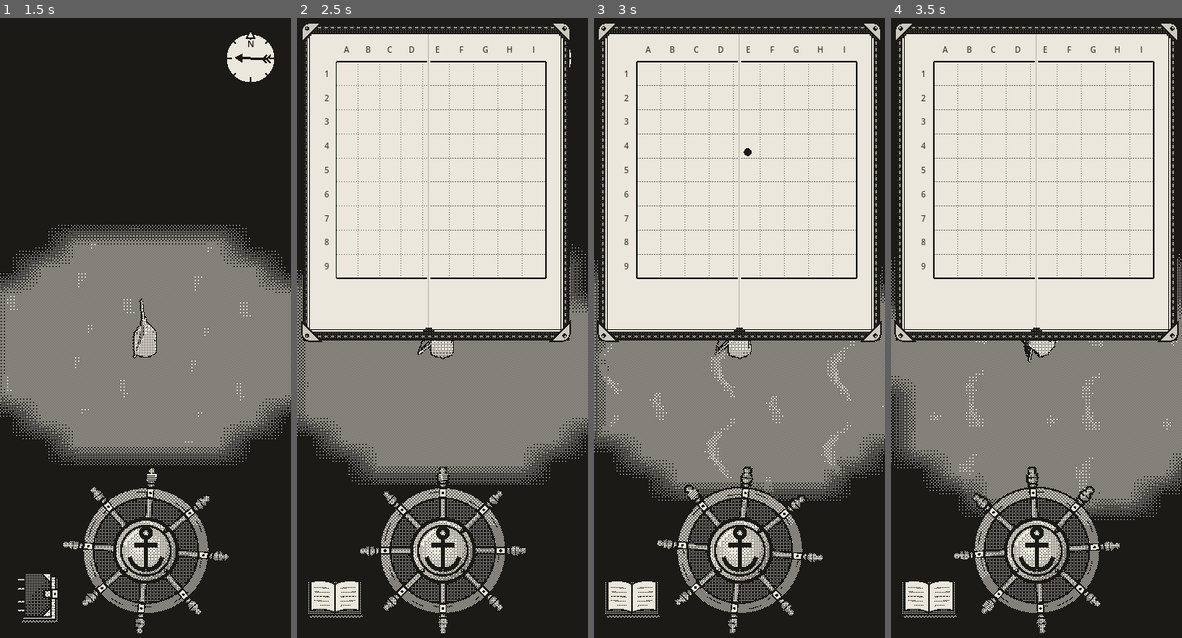
Above: before the commit, frames 1-4 (left to right).
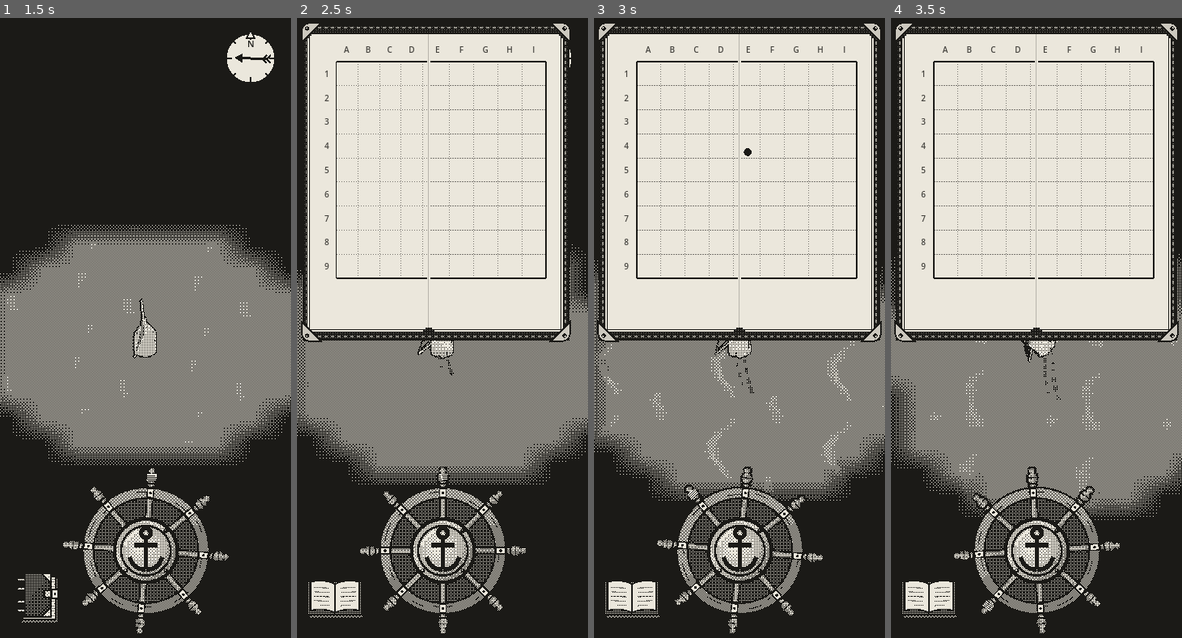
Above: after the commit, the same moments.

Repository: EnricoLabarile/Sail
Game: Godot game, scene res://Assets/Scenes/Overworld.tscn
Same seed, same stepped clock (60 frames per second), same inputs: the game is played once before the commit and once after it.
Inputs (mouse positions are in pixels of both pictures, inside the frame that each line leads up to):
- Up to frame 1 (1.5 s): click "Set sail" at 0.5 s; tap Enter (ui_accept) at 1.25 s; drag from (145, 545) to (174, 197) at 1.27 s
- Up to frame 2 (2.5 s): drag from (334, 600) to (427, 470) at 2.02 s
- Up to frame 3 (3 s): move the mouse to (652, 247) at 2.77 s; hold Left (ui_left) from 2.78 s (still down)
- Up to frame 4 (3.5 s): keep holding Left (ui_left)

Frame 1 is identical in both runs. In frame 2, less than 0.1% of the frame differs, in the area x 48-54%, y 52-58%; in frame 3, less than 0.1%; in frame 4, less than 0.1%, in the area x 51-59%, y 52-62%.

Commit message:
Wake and bow spray: two CPUParticles3D, short dotted wake that fades, white spray off the bow (as the prototype)
Co-Authored-By: Claude Opus 5.5 <noreply@anthropic.com>
Claude-Session: https://claude.ai/code/session_0154zeqDuhZHz7ZXLE21BuMs

Diff:
--- a/Assets/Boat/boat.gd
+++ b/Assets/Boat/boat.gd
@@ -88,6 +88,8 @@
 @onready var model: Node3D = $Model            # heels and bobs: everything inside it follows
 @onready var rig: Node3D = find_child("Rig")   # turns round the mast: the sail (and boom) inside it swing out
 @onready var camera: Camera3D = $Camera3D
+@onready var wake: CPUParticles3D = find_child("Wake")          # the dots left behind the stern
+@onready var bow_spray: CPUParticles3D = find_child("BowSpray") # the white spray thrown off the bow
 @onready var sail_node: Node3D = find_child("sm_boat_sail")   # the whole sail: squashed down onto the boom to furl it
 
 # The sail's mesh: the MeshInstance3D inside the imported sm_boat_sail (the FBX makes it a little scene
@@ -197,6 +199,7 @@
 	model.position.y = sin(Time.get_ticks_msec() * 0.0013) * 0.04
 	update_sail_belly(dt, side)
 	update_furl(dt)
+	update_water_fx()
 
 ## How she leans (roll) and how her bow rises and dips (pitch). First where she should be:
 ##   roll  = the heel from the wind + the lean out of a turn + the waves' roll
@@ -296,6 +299,21 @@
 
 ## At anchor the sail is gathered up onto the boom (only a look: as in the prototype); it spreads
 ## again as the anchor comes up. Done by squashing the sail's node down (scale.y) onto the boom.
+## The wake and the bow spray (the two CPUParticles3D nodes in boat.tscn, like two small CPU Niagara
+## emitters: their look is set in the Inspector). Here only how fast they run: the slower she goes, the
+## slower they play (speed_scale), so fewer dots come out and they drift aside more slowly. That keeps the
+## dots the same distance apart on the water whatever her speed, as in the HTML prototype (a dot every
+## 0.7 m). Nothing when she's (almost) still or at anchor; the dots already out fade by themselves.
+func update_water_fx() -> void:
+	var k := clampf(speed / top_speed, 0.0, 1.0)   # 0 = still, 1 = top speed
+	var on := k > 0.06 and not anchored            # the prototype's "none below 6% of top speed"
+	for fx in [wake, bow_spray]:
+		if fx == null:                              # the node was removed from boat.tscn: skip it
+			continue
+		fx.emitting = on
+		# never slower than 0.35, or the last dots would hang on the water for ages
+		fx.speed_scale = maxf(k, 0.35) if on else 1.0
+
 func update_furl(dt: float) -> void:
 	var target := 1.0 if anchored else 0.0
 	var rate := furl_rate if anchored else unfurl_rate
--- a/Assets/Boat/boat.tscn
+++ b/Assets/Boat/boat.tscn
@@ -4,6 +4,52 @@
 [ext_resource type="PackedScene" uid="uid://gsohuvlddwlj" path="res://Assets/Boat/sm_boat_hull.fbx" id="2_da1jx"]
 [ext_resource type="PackedScene" uid="uid://da2mslnca7e31" path="res://Assets/Boat/sm_boat_mast.fbx" id="3_ee1eo"]
 [ext_resource type="PackedScene" uid="uid://bkhrx3gsk66tq" path="res://Assets/Boat/sm_boat_sail.fbx" id="4_og2vt"]
+
+
+[sub_resource type="StandardMaterial3D" id="Mat_wake"]
+render_priority = 1
+transparency = 1
+shading_mode = 0
+vertex_color_use_as_albedo = true
+
+[sub_resource type="CylinderMesh" id="Mesh_wake"]
+material = SubResource("Mat_wake")
+top_radius = 0.5
+bottom_radius = 0.5
+height = 0.001
+radial_segments = 8
+rings = 0
+cap_bottom = false
+
+[sub_resource type="Curve" id="Curve_wake_size"]
+_data = [Vector2(0, 0.31), 0.0, 0.69, 0, 1, Vector2(1, 1), 0.69, 0.0, 1, 0]
+point_count = 2
+
+[sub_resource type="Gradient" id="Grad_wake"]
+colors = PackedColorArray(0, 0, 0, 0.8, 0, 0, 0, 0)
+
+[sub_resource type="StandardMaterial3D" id="Mat_spray"]
+render_priority = 1
+transparency = 1
+shading_mode = 0
+vertex_color_use_as_albedo = true
+
+[sub_resource type="CylinderMesh" id="Mesh_spray"]
+material = SubResource("Mat_spray")
+top_radius = 0.5
+bottom_radius = 0.5
+height = 0.001
+radial_segments = 8
+rings = 0
+cap_bottom = false
+
+[sub_resource type="Curve" id="Curve_spray_size"]
+_data = [Vector2(0, 0.45), 0.0, 0.55, 0, 1, Vector2(1, 1), 0.55, 0.0, 1, 0]
+point_count = 2
+
+[sub_resource type="Gradient" id="Grad_spray"]
+offsets = PackedFloat32Array(0, 0.55, 1)
+colors = PackedColorArray(1, 1, 1, 1, 1, 1, 1, 1, 1, 1, 1, 0)
 
 [node name="Boat" type="Node3D" unique_id=1479473515]
 script = ExtResource("1_boat")
@@ -27,3 +73,48 @@
 current = true
 size = 40.0
 far = 200.0
+
+[node name="Wake" type="CPUParticles3D" parent="." unique_id=1734210981]
+transform = Transform3D(1, 0, 0, 0, 1, 0, 0, 0, 1, 0, 0.05, 1.7)
+emitting = false
+amount = 28
+lifetime = 1.2
+local_coords = false
+mesh = SubResource("Mesh_wake")
+emission_shape = 4
+emission_points = PackedVector3Array(-0.55, 0, 0, 0.55, 0, 0)
+emission_normals = PackedVector3Array(-1, 0, 0, 1, 0, 0)
+direction = Vector3(0, 0, 1)
+spread = 5.0
+gravity = Vector3(0, 0, 0)
+initial_velocity_min = 1.2
+initial_velocity_max = 1.2
+damping_min = 0.8
+damping_max = 0.8
+scale_amount_min = 0.9
+scale_amount_max = 0.9
+scale_amount_curve = SubResource("Curve_wake_size")
+color_ramp = SubResource("Grad_wake")
+
+[node name="BowSpray" type="CPUParticles3D" parent="." unique_id=902117346]
+transform = Transform3D(1, 0, 0, 0, 1, 0, 0, 0, 1, 0, 0.05, 0)
+emitting = false
+amount = 30
+lifetime = 0.45
+lifetime_randomness = 0.5
+local_coords = false
+mesh = SubResource("Mesh_spray")
+emission_shape = 4
+emission_points = PackedVector3Array(-0.25, 0, -1.85, 0.25, 0, -1.85, -0.25, 0, -1.85, 0.25, 0, -1.85, -0.45, 0, -1.45, 0.45, 0, -1.45, -0.6, 0, -1.0, 0.6, 0, -1.0)
+emission_normals = PackedVector3Array(-0.96, 0, -0.29, 0.96, 0, -0.29, -0.96, 0, -0.29, 0.96, 0, -0.29, -0.98, 0, -0.2, 0.98, 0, -0.2, -1, 0, -0.1, 1, 0, -0.1)
+direction = Vector3(0, 0, 1)
+spread = 15.0
+gravity = Vector3(0, 0, 0)
+initial_velocity_min = 1.0
+initial_velocity_max = 3.0
+damping_min = 3.0
+damping_max = 3.0
+scale_amount_min = 0.35
+scale_amount_max = 0.7
+scale_amount_curve = SubResource("Curve_spray_size")
+color_ramp = SubResource("Grad_spray")
Not shown, changed: CLAUDE.md
